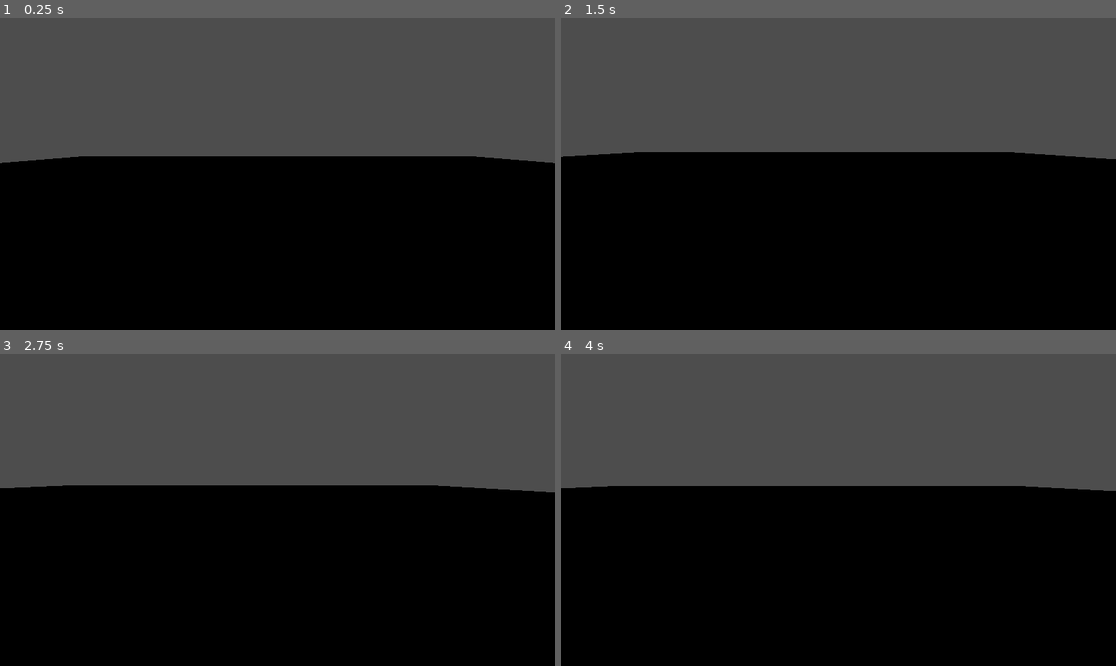
Above: before the commit, frames 1-4 (two rows, left to right).
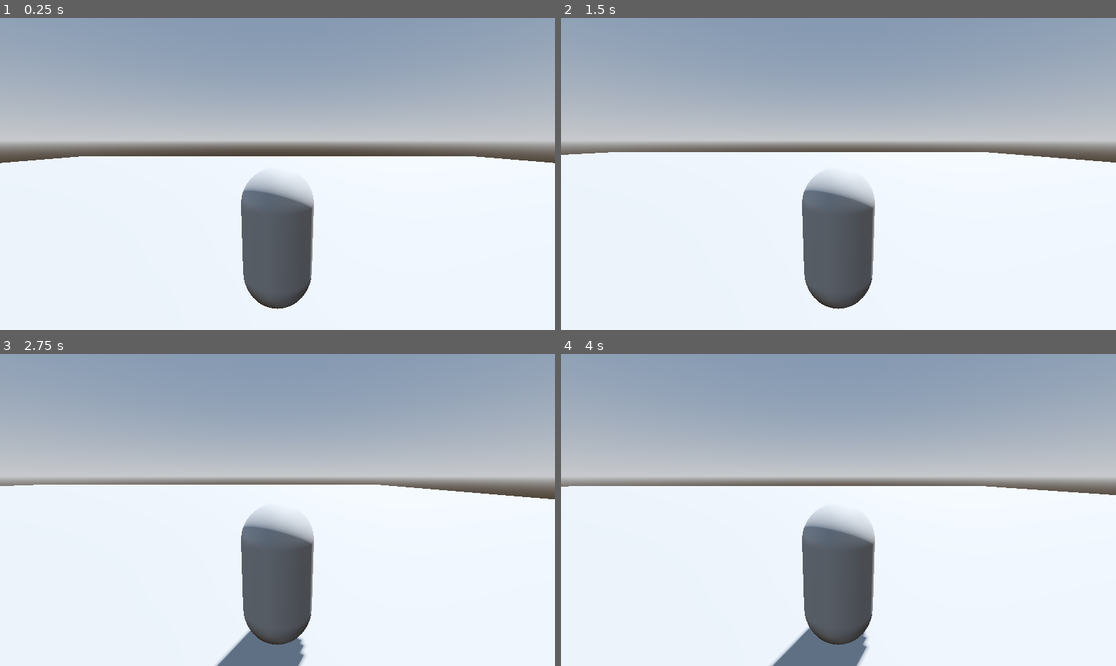
Above: after the commit, the same moments.

Repository: FailedIndustry/football-throwdown
Game: Godot game, scene res://player/Main.tscn
Two runs of this game, one before a commit and one after it. Both use one fixed random seed, a clock stepped at 60 frames per second and the inputs below. Before the commit the project has no main scene; this scene is started directly in both runs.
Inputs:
- Up to frame 1 (0.25 s): no input
- Up to frame 2 (1.5 s): tap Enter (ui_accept) at 0.5, 0.6, 0.77, 1.07, 1.35 s; hold Right (ui_right) 0.53-1.28 s; hold Down (ui_down) from 1.28 s (still down)
- Up to frame 3 (2.75 s): tap Enter (ui_accept) at 1.52, 1.82, 2.1 s; release Down (ui_down) at 2.03 s; hold Right (ui_right) from 2.03 s (still down)
- Up to frame 4 (4 s): release Right (ui_right) at 2.78 s; hold Up (ui_up) 2.78-3.53 s; tap Enter (ui_accept) at 2.85, 3.02, 3.32, 3.6, 3.77 s; hold Left (ui_left) from 3.53 s (still down)

The runs differ from the first frame. In frame 1, 98% of the frame differs, in the area x 0-100%, y 0-100%; in frame 2, 99%; in frame 3, 100%; in frame 4, 100%.

Commit message:
Added scene lighting, player variables

Diff:
--- a/player/Main.tscn
+++ b/player/Main.tscn
@@ -1,6 +1,19 @@
-[gd_scene load_steps=4 format=3 uid="uid://bkl7akcf5ndf6"]
+[gd_scene load_steps=7 format=3 uid="uid://bkl7akcf5ndf6"]
 
 [ext_resource type="PackedScene" uid="uid://jcti73ukm64e" path="res://Player.tscn" id="1_ubhwi"]
+
+[sub_resource type="ProceduralSkyMaterial" id="ProceduralSkyMaterial_j63hc"]
+sky_horizon_color = Color(0.64625, 0.65575, 0.67075, 1)
+ground_horizon_color = Color(0.64625, 0.65575, 0.67075, 1)
+
+[sub_resource type="Sky" id="Sky_wxafm"]
+sky_material = SubResource("ProceduralSkyMaterial_j63hc")
+
+[sub_resource type="Environment" id="Environment_gc4xm"]
+background_mode = 2
+sky = SubResource("Sky_wxafm")
+tonemap_mode = 2
+glow_enabled = true
 
 [sub_resource type="BoxShape3D" id="BoxShape3D_bepge"]
 size = Vector3(100, 1, 100)
@@ -9,6 +22,13 @@
 size = Vector3(100, 1, 100)
 
 [node name="Main" type="Node3D"]
+
+[node name="DirectionalLight3D" type="DirectionalLight3D" parent="."]
+transform = Transform3D(-0.866023, -0.433016, 0.250001, 0, 0.499998, 0.866027, -0.500003, 0.749999, -0.43301, 0, 0, 0)
+shadow_enabled = true
+
+[node name="WorldEnvironment" type="WorldEnvironment" parent="."]
+environment = SubResource("Environment_gc4xm")
 
 [node name="Floor" type="StaticBody3D" parent="."]
 
@@ -19,8 +39,5 @@
 mesh = SubResource("BoxMesh_yw131")
 skeleton = NodePath("../..")
 
-[node name="OmniLight3D" type="OmniLight3D" parent="."]
-transform = Transform3D(1, 0, 0, 0, 1, 0, 0, 0, 1, 30.344, 19.526, 0)
-
 [node name="Player" parent="." instance=ExtResource("1_ubhwi")]
 transform = Transform3D(1, 0, 0, 0, 1, 0, 0, 0, 1, -0.0209532, 3.49476, -0.109255)
--- a/player/Player.gd
+++ b/player/Player.gd
@@ -1,13 +1,13 @@
 extends CharacterBody3D
 class_name Player
 
-const SPEED = 5.0
-const JUMP_VELOCITY = 4.5
-
-var health: int = 100
-var stamina: int = 100
-var catch_stamina: int = 1
-var can_catch: bool = false
+@export var speed = 14
+@export var jump_velocity = 4.5
+@export var fall_acceleration = 75
+@export var health: int = 100
+@export var stamina: int = 100
+@export var catch_stamina: int = 1
+@export var can_catch: bool = false
 
 # Get the gravity from the project settings to be synced with RigidBody nodes.
 var gravity = ProjectSettings.get_setting("physics/3d/default_gravity")
@@ -28,17 +28,17 @@
 
 	# Handle jump.
 	if Input.is_action_just_pressed("ui_accept") and is_on_floor():
-		velocity.y = JUMP_VELOCITY
+		velocity.y = jump_velocity
 
 	# Get the input direction and handle the movement/deceleration mechanics.
 	# As good practice, you should replace UI actions with custom gameplay actions.
 	var input_dir = Input.get_vector("ui_left", "ui_right", "ui_up", "ui_down")
 	var direction = (transform.basis * Vector3(input_dir.x, 0, input_dir.y)).normalized()
 	if direction:
-		velocity.x = direction.x * SPEED
-		velocity.z = direction.z * SPEED
+		velocity.x = direction.x * speed
+		velocity.z = direction.z * speed
 	else:
-		velocity.x = move_toward(velocity.x, 0, SPEED)
-		velocity.z = move_toward(velocity.z, 0, SPEED)
+		velocity.x = move_toward(velocity.x, 0, speed)
+		velocity.z = move_toward(velocity.z, 0, speed)
 
 	move_and_slide()
--- a/project.godot
+++ b/project.godot
@@ -11,5 +11,41 @@
 [application]
 
 config/name="Throwdown"
+run/main_scene="res://player/Main.tscn"
 config/features=PackedStringArray("4.1", "Forward Plus")
 config/icon="res://icon.svg"
+
+[input]
+
+ui_left={
+"deadzone": 0.5,
+"events": [Object(InputEventKey,"resource_local_to_scene":false,"resource_name":"","device":0,"window_id":0,"alt_pressed":false,"shift_pressed":false,"ctrl_pressed":false,"meta_pressed":false,"pressed":false,"keycode":4194319,"physical_keycode":0,"key_label":0,"unicode":0,"echo":false,"script":null)
+, Object(InputEventJoypadButton,"resource_local_to_scene":false,"resource_name":"","device":0,"button_index":13,"pressure":0.0,"pressed":false,"script":null)
+, Object(InputEventJoypadMotion,"resource_local_to_scene":false,"resource_name":"","device":0,"axis":0,"axis_value":-1.0,"script":null)
+, Object(InputEventKey,"resource_local_to_scene":false,"resource_name":"","device":-1,"window_id":0,"alt_pressed":false,"shift_pressed":false,"ctrl_pressed":false,"meta_pressed":false,"pressed":false,"keycode":0,"physical_keycode":65,"key_label":0,"unicode":97,"echo":false,"script":null)
+]
+}
+ui_right={
+"deadzone": 0.5,
+"events": [Object(InputEventKey,"resource_local_to_scene":false,"resource_name":"","device":0,"window_id":0,"alt_pressed":false,"shift_pressed":false,"ctrl_pressed":false,"meta_pressed":false,"pressed":false,"keycode":4194321,"physical_keycode":0,"key_label":0,"unicode":0,"echo":false,"script":null)
+, Object(InputEventJoypadButton,"resource_local_to_scene":false,"resource_name":"","device":0,"button_index":14,"pressure":0.0,"pressed":false,"script":null)
+, Object(InputEventJoypadMotion,"resource_local_to_scene":false,"resource_name":"","device":0,"axis":0,"axis_value":1.0,"script":null)
+, Object(InputEventKey,"resource_local_to_scene":false,"resource_name":"","device":-1,"window_id":0,"alt_pressed":false,"shift_pressed":false,"ctrl_pressed":false,"meta_pressed":false,"pressed":false,"keycode":0,"physical_keycode":68,"key_label":0,"unicode":100,"echo":false,"script":null)
+]
+}
+ui_up={
+"deadzone": 0.5,
+"events": [Object(InputEventKey,"resource_local_to_scene":false,"resource_name":"","device":0,"window_id":0,"alt_pressed":false,"shift_pressed":false,"ctrl_pressed":false,"meta_pressed":false,"pressed":false,"keycode":4194320,"physical_keycode":0,"key_label":0,"unicode":0,"echo":false,"script":null)
+, Object(InputEventJoypadButton,"resource_local_to_scene":false,"resource_name":"","device":0,"button_index":11,"pressure":0.0,"pressed":false,"script":null)
+, Object(InputEventJoypadMotion,"resource_local_to_scene":false,"resource_name":"","device":0,"axis":1,"axis_value":-1.0,"script":null)
+, Object(InputEventKey,"resource_local_to_scene":false,"resource_name":"","device":-1,"window_id":0,"alt_pressed":false,"shift_pressed":false,"ctrl_pressed":false,"meta_pressed":false,"pressed":false,"keycode":0,"physical_keycode":87,"key_label":0,"unicode":119,"echo":false,"script":null)
+]
+}
+ui_down={
+"deadzone": 0.5,
+"events": [Object(InputEventKey,"resource_local_to_scene":false,"resource_name":"","device":0,"window_id":0,"alt_pressed":false,"shift_pressed":false,"ctrl_pressed":false,"meta_pressed":false,"pressed":false,"keycode":4194322,"physical_keycode":0,"key_label":0,"unicode":0,"echo":false,"script":null)
+, Object(InputEventJoypadButton,"resource_local_to_scene":false,"resource_name":"","device":0,"button_index":12,"pressure":0.0,"pressed":false,"script":null)
+, Object(InputEventJoypadMotion,"resource_local_to_scene":false,"resource_name":"","device":0,"axis":1,"axis_value":1.0,"script":null)
+, Object(InputEventKey,"resource_local_to_scene":false,"resource_name":"","device":-1,"window_id":0,"alt_pressed":false,"shift_pressed":false,"ctrl_pressed":false,"meta_pressed":false,"pressed":false,"keycode":0,"physical_keycode":83,"key_label":0,"unicode":115,"echo":false,"script":null)
+]
+}
